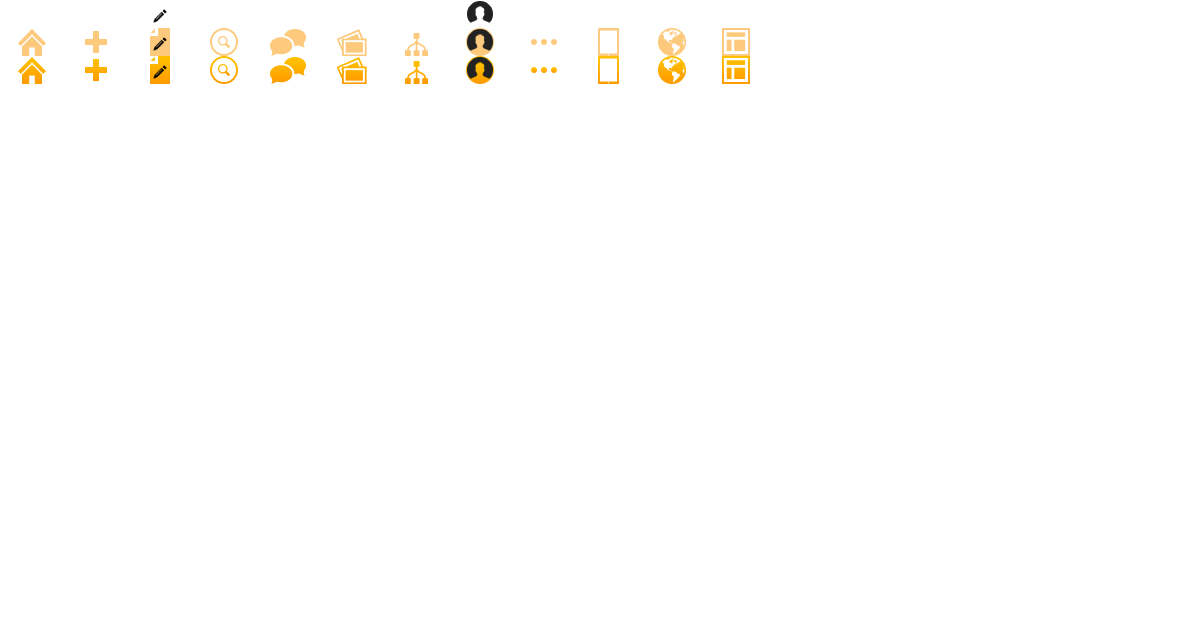
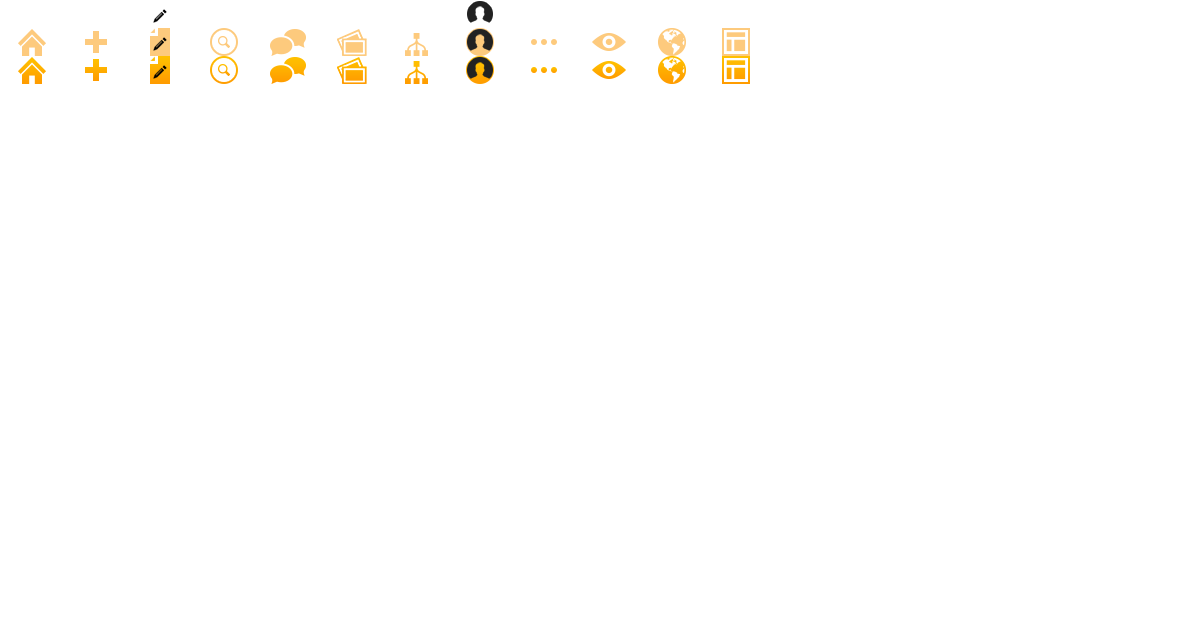
Two versions of the same layered image (1200 × 640). Layer-by-layer changes:
renamed "iPad" to "Eye", painted on it over (592, 56, 626, 84)
renamed "iPad" to "Eye", painted on it over (592, 28, 626, 56)
